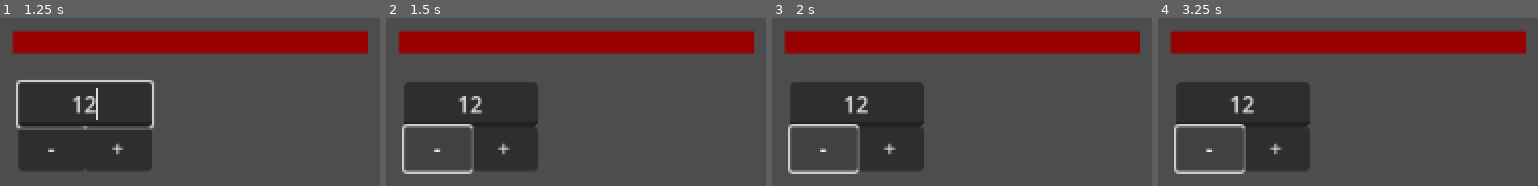
Above: before the commit, frames 1-4 (left to right).
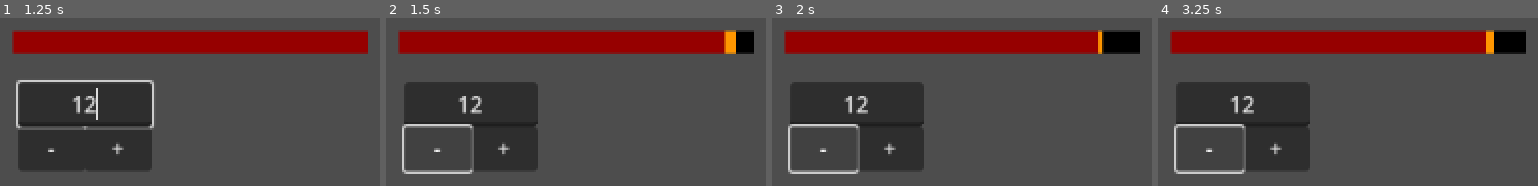
Above: after the commit, the same moments.

Repository: Xanmal877/The-Runic-Isles-MVM-28
Game: Godot game, scene res://scenes/test.tscn
Two runs of this game, one before a commit and one after it. Both use one fixed random seed, a clock stepped at 60 frames per second and the inputs below.
Inputs (mouse positions are in pixels of both pictures, inside the frame that each line leads up to):
- Up to frame 1 (1.25 s): click (83, 105) at 0.52 s; type "12" at 0.6 s
- Up to frame 2 (1.5 s): click "-" at 1.25 s
- Up to frame 3 (2 s): no input
- Up to frame 4 (3.25 s): click "+" at 2 s; click "-" at 2.75 s

Frame 1 is identical in both runs. In frame 2, 1.1% of the frame differs, in the area x 88-97%, y 7-22%; in frame 3, 1.6%, in the area x 85-97%, y 7-22%; in frame 4, 1.5%.

Commit message:
Update health_bar.gd

Diff:
--- a/scripts/health_bar.gd
+++ b/scripts/health_bar.gd
@@ -22,7 +22,7 @@
 
 
 func negative_health_change() -> void:
-	if $HealthBar.value < $AlterationBar.value and $HealthBar.value == parent.health:
+	if parent.health < $HealthBar.value:
 		$HealthBar.value = lerp($HealthBar.value, parent.health, 0.1)
 
 
